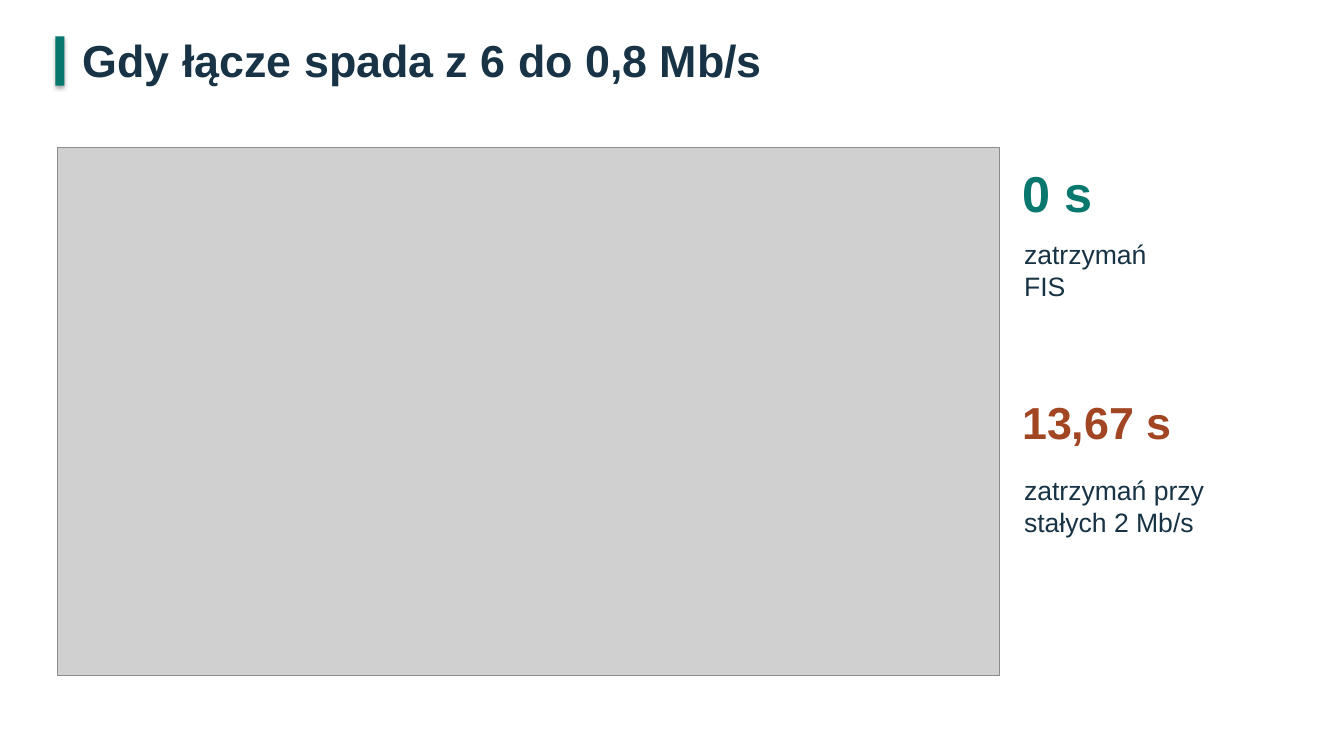
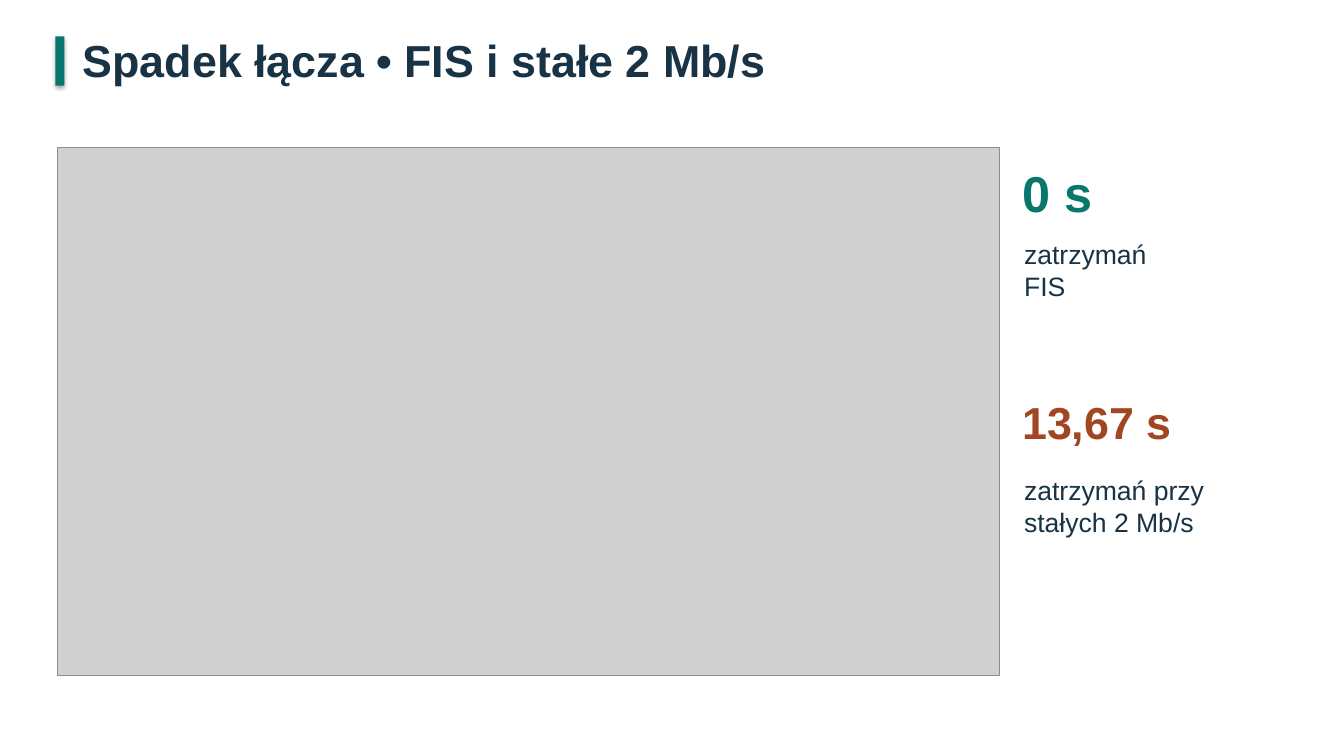
Before and after one commit to mateuszdoktor1/iwise-projekt, a slide deck: slide 9 of prezentacja.pptx. Drawn at 1344x756 pixels with LibreOffice and Linux fonts; fonts in the diff are those of the drawing; grey boxes stand for pictures. Boxes give left, top, right and bottom in pixels: in the first picture for what was removed or moved away, otherwise in the second. Text is boxed around its words. In the diff, an @@ line names an element or a change of style, - is before the commit and + after.

```diff
--- a/prezentacja.pptx
+++ b/prezentacja.pptx
@@ text at (83,44,765,86): text changed @@
-Gdy łącze spada z 6 do 0,8 Mb/s
+Spadek łącza • FIS i stałe 2 Mb/s
```
Also in this commit, not shown: 3 other slides changed, 1 slide added, 9 other files.
